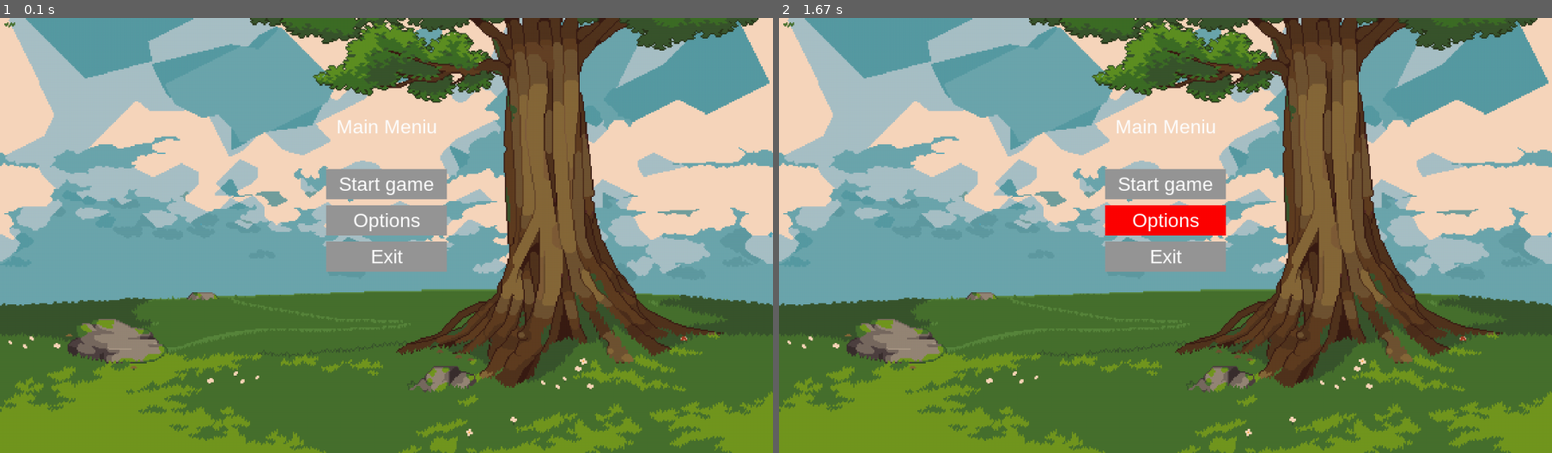
Above: before the commit, frames 1-2 (left to right).
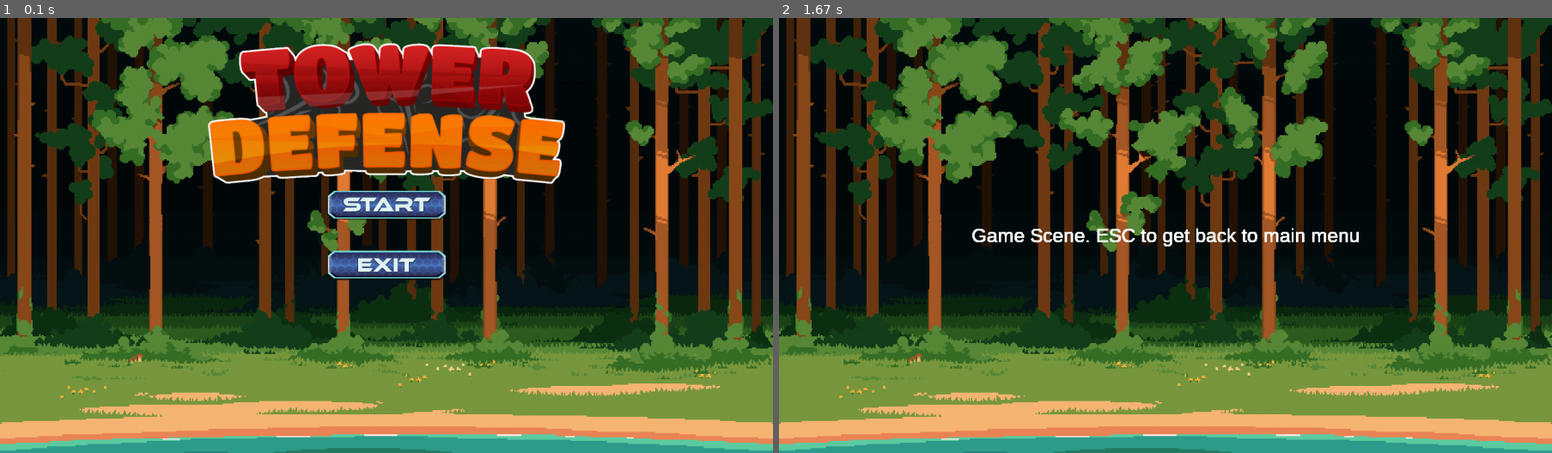
Above: after the commit, the same moments.

Repository: Pawsome-Sky/PyGame0
Game: pygame game, started from main.py
Same seed, same stepped clock (60 frames per second), same inputs: the game is played once before the commit and once after it.
Inputs (mouse positions are in pixels of both pictures, inside the frame that each line leads up to):
- Up to frame 1 (0.1 s): no input
- Up to frame 2 (1.67 s): click (1165, 205) at 0.38 s

The runs differ from the first frame. In frame 1, 97% of the frame differs, in the area x 0-100%, y 0-100%; in frame 2, 97%.

Commit message:
Update with buttons

Diff:
--- a/PyGame0.py
+++ b/main.py
@@ -13,52 +13,38 @@
 background = pygame.image.load("Images/2304x1296.png")
 background = pygame.transform.scale(background, (SCREEN_WIDTH, SCREEN_HEIGHT))
 
-# Color
-WHITE = (255, 255, 255)
-BLACK = (0, 0, 0)
-GRAY = (150, 150, 150)
-RED = (255, 0, 0)
+# Load "Tower Defense" Title Image
+title_img = pygame.image.load("Images/Tower_Defense.png")  # Update path
+
+# Load Button Images
+play_img = pygame.image.load("Images/Start_BTN.png")
+quit_img = pygame.image.load("Images/Exit_BTN.png")
+
+# Scale Images if necessary
+button_width, button_height = 200, 50
+play_img = pygame.transform.scale(play_img, (button_width, button_height))
+quit_img = pygame.transform.scale(quit_img, (button_width, button_height))
+
+# Define Positions
+title_rect = title_img.get_rect(center=(SCREEN_WIDTH // 2, SCREEN_HEIGHT // 4))
+play_rect = play_img.get_rect(center=(SCREEN_WIDTH // 2, SCREEN_HEIGHT // 2 - 50))
+quit_rect = quit_img.get_rect(center=(SCREEN_WIDTH // 2, SCREEN_HEIGHT // 2 + 50))
 
 # Shrift
 FONT = pygame.font.SysFont("Arial", 32)
-
-
-# --- FUNCTION: MENU BUTTON ---
-def draw_button(surface, text, rect, base_color, hover_color):
-    """
-    text       - text on a button
-    rect       - pygame.Rect object (x, y, width, height)
-    base_color - color, when mouse not on button
-    hover_color- color, when mouse is on button
-    """
-    mouse_pos = pygame.mouse.get_pos()
-    if rect.collidepoint(mouse_pos):
-        color = hover_color
-    else:
-        color = base_color
-
-    # rectangle
-    pygame.draw.rect(surface, color, rect)
-
-    # preparing and showing text
-    text_surf = FONT.render(text, True, WHITE)
-    text_rect = text_surf.get_rect(center=rect.center)
-    surface.blit(text_surf, text_rect)
 
 
 # --- MENU CYCLE ---
 def main_menu():
     clock = pygame.time.Clock()
 
-    # Creating buttons (x, y, w, h)
-    play_button = pygame.Rect(SCREEN_WIDTH // 2 - 100, SCREEN_HEIGHT // 2 - 110, 200, 50)
-    options_button = pygame.Rect(SCREEN_WIDTH // 2 - 100, SCREEN_HEIGHT // 2 - 50, 200, 50)
-    quit_button = pygame.Rect(SCREEN_WIDTH // 2 - 100, SCREEN_HEIGHT // 2 + 10, 200, 50)
-
     running = True
     while running:
         clock.tick(60)
         screen.blit(background, (0, 0))
+
+        # Get the mouse position
+        mouse_pos = pygame.mouse.get_pos()
 
         # Checking events
         for event in pygame.event.get():
@@ -69,27 +55,35 @@
             if event.type == pygame.MOUSEBUTTONDOWN:
                 # If left mouse button
                 if event.button == 1:
-                    if play_button.collidepoint(event.pos):
+                    if play_rect.collidepoint(event.pos):
                         # Start game
                         print("Starting game!")
                         game_loop()  # Here I can initiate game function
 
-                    if options_button.collidepoint(event.pos):
-                        print("Option menu")
-
-                    if quit_button.collidepoint(event.pos):
+                    if quit_rect.collidepoint(event.pos):
                         pygame.quit()
                         sys.exit()
 
-        # Menu text
-        title_surf = FONT.render("Main Meniu", True, WHITE)
-        title_rect = title_surf.get_rect(center=(SCREEN_WIDTH // 2, SCREEN_HEIGHT // 4))
-        screen.blit(title_surf, title_rect)
+            # Hover effects for play button
+        if play_rect.collidepoint(pygame.mouse.get_pos()):
+            # Make the button bigger
+            play_img_hover = pygame.transform.scale(play_img, (button_width + 10, button_height + 10))
+            # Adjust position to keep it centered
+            screen.blit(play_img_hover, (play_rect.x - 5, play_rect.y - 5))
+        else:
+            screen.blit(play_img, play_rect)
 
-        # Buttons
-        draw_button(screen, "Start game", play_button, GRAY, RED)
-        draw_button(screen, "Options", options_button, GRAY, RED)
-        draw_button(screen, "Exit", quit_button, GRAY, RED)
+        # Hover effects for quit button
+        if quit_rect.collidepoint(mouse_pos):
+            # Make the button bigger
+            quit_img_hover = pygame.transform.scale(quit_img, (button_width + 10, button_height + 10))
+            # Adjust position to keep it centered
+            screen.blit(quit_img_hover, (quit_rect.x - 5, quit_rect.y - 5))
+        else:
+            screen.blit(quit_img, quit_rect)
+
+        # Draw "Tower Defense" Title
+        screen.blit(title_img, title_rect)
 
         pygame.display.update()
 
@@ -113,11 +107,10 @@
                     # Back to menu
                     main_menu()
 
-        screen.fill((0, 100, 100))  # static color
         # Here drawing game objects, update game logic and ect.
 
         # Example: simple in game text
-        info_surf = FONT.render("Game Scene. ESC to get back to main menu", True, WHITE)
+        info_surf = FONT.render("Game Scene. ESC to get back to main menu", True, (255, 255, 255))
         info_rect = info_surf.get_rect(center=(SCREEN_WIDTH // 2, SCREEN_HEIGHT // 2))
         screen.blit(info_surf, info_rect)
 
Binary file changed: Images/2304x1296.png
Binary file added: Images/Exit_BTN.png
Binary file added: Images/Start_BTN.png
Binary file added: Images/Tower_Defense.png
Binary file removed: Images/Tree.png
